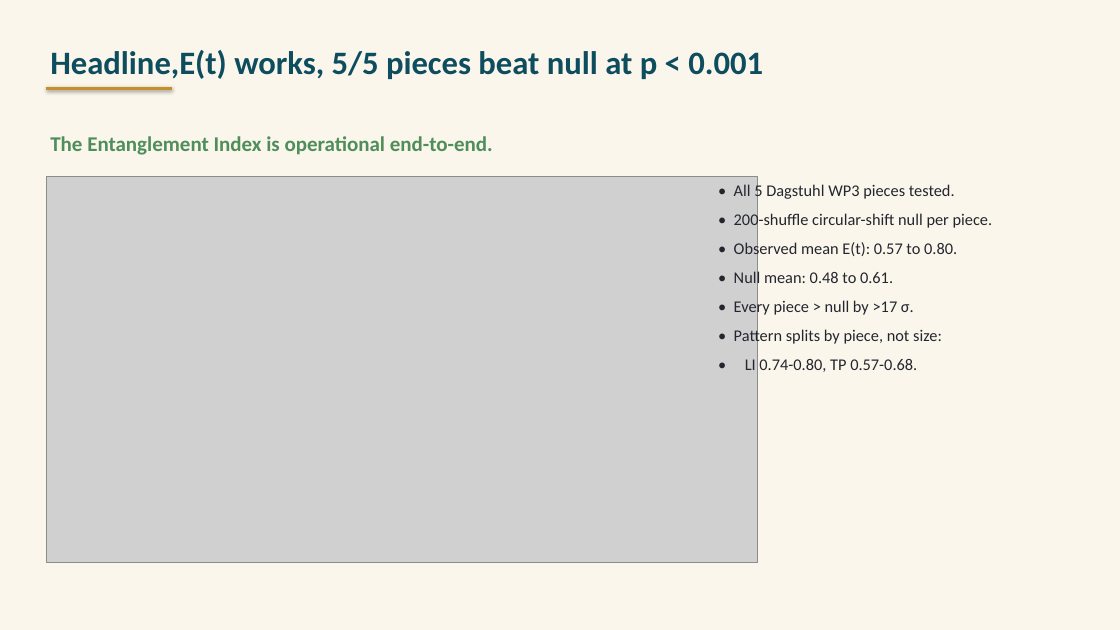
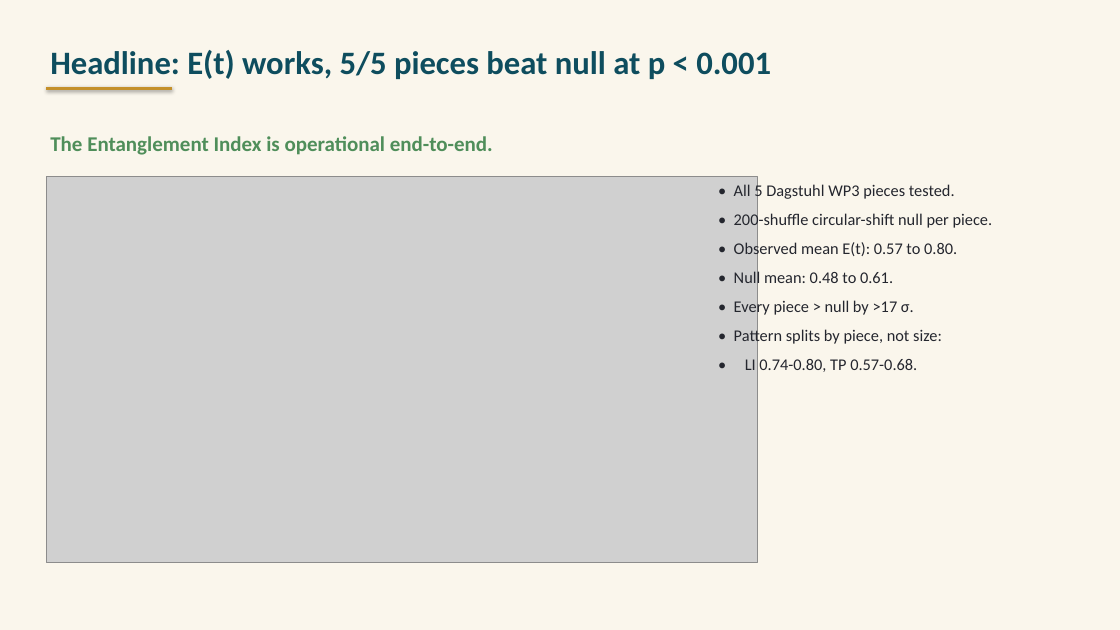
Before and after one commit to Zuraiz270/networked-choir-entanglement, a slide deck: slide 3 of output/jun11_status_meeting_iv.pptx. Drawn at 1120x630 pixels with LibreOffice and Linux fonts; fonts in the diff are those of the drawing; grey boxes stand for pictures. Boxes give left, top, right and bottom in pixels: in the first picture for what was removed or moved away, otherwise in the second. Text is boxed around its words. In the diff, an @@ line names an element or a change of style, - is before the commit and + after.

```diff
--- a/output/jun11_status_meeting_iv.pptx
+++ b/output/jun11_status_meeting_iv.pptx
@@ text at (50, 50, 771, 79): text changed @@
-Headline,E(t) works, 5/5 pieces beat null at p < 0.001
+Headline: E(t) works, 5/5 pieces beat null at p < 0.001
```
Also in this commit, not shown: 7 other slides changed, 4 other files.
